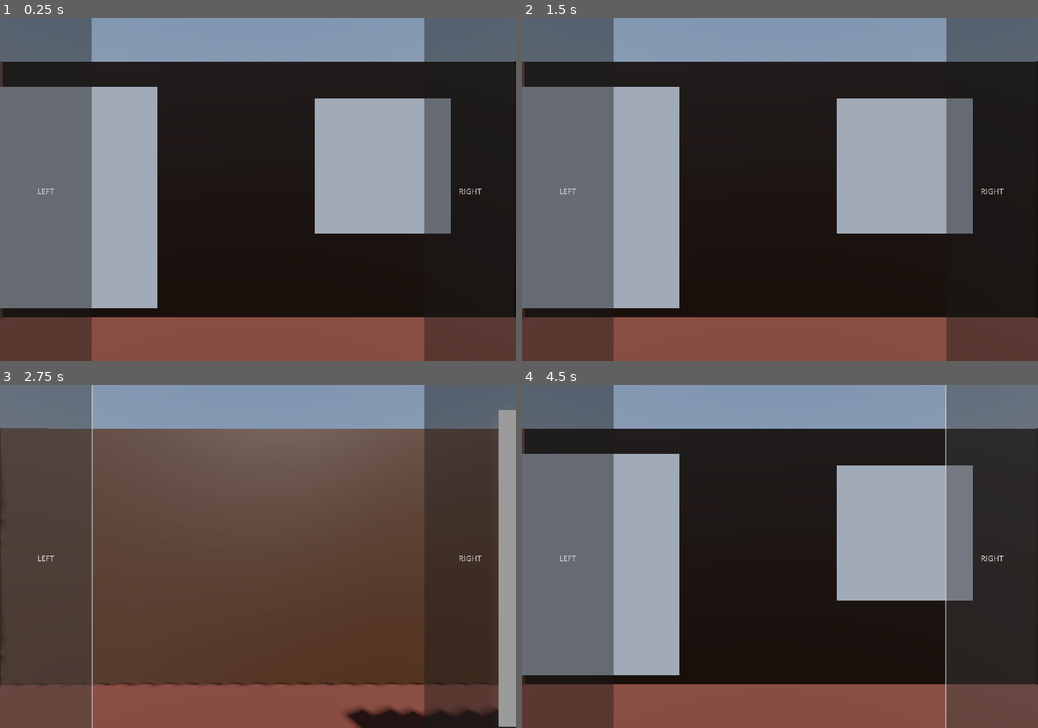
Above: before the commit, frames 1-4 (two rows, left to right).
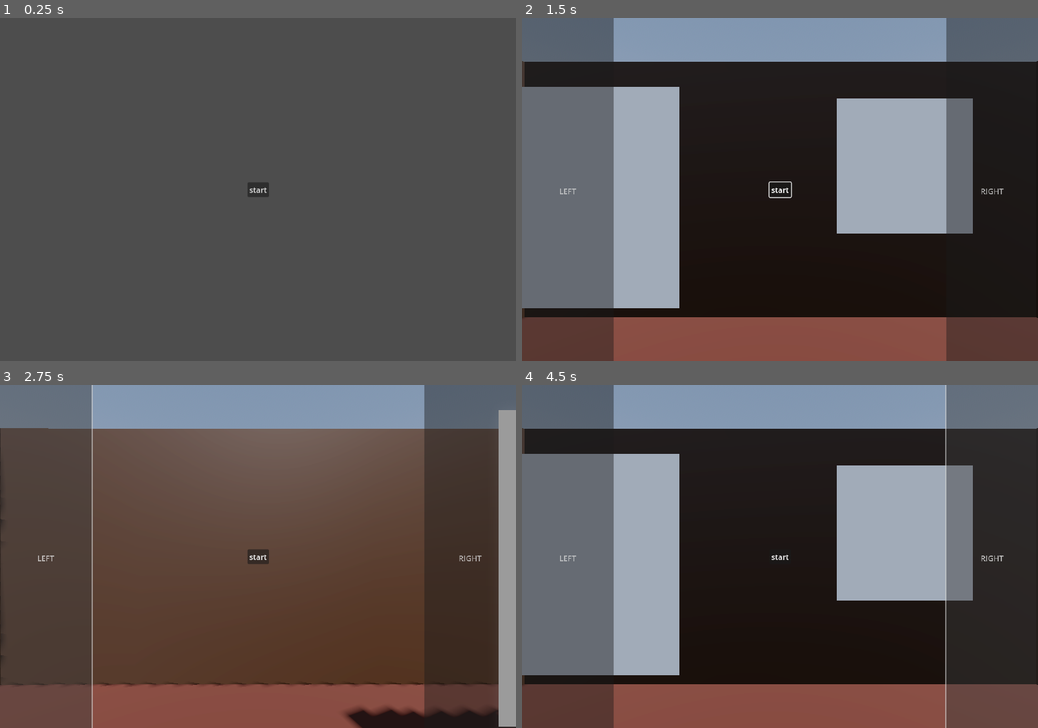
Above: after the commit, the same moments.

Repository: One1-One1/gmtk2025
Game: Godot game, scene res://scenes/main.tscn
The game is run twice, just before and just after one commit, with the same random seed, the same clock (stepped at 60 frames per second) and the same inputs. Before the commit the project starts from res://scenes/rooms/room0.tscn.
Inputs (mouse positions are in pixels of both pictures, inside the frame that each line leads up to):
- Up to frame 1 (0.25 s): no input
- Up to frame 2 (1.5 s): click (780, 189) at 0.5 s, where only the run after the commit has a clickable "start"; click (780, 189) at 1.25 s, where only the run after the commit has a clickable "start"
- Up to frame 3 (2.75 s): click "LEFT" at 2 s
- Up to frame 4 (4.5 s): click "RIGHT" at 2.75 s; click "LEFT" at 3.5 s; click "RIGHT" at 4.25 s

The runs differ from the first frame. In frame 1, 100% of the frame differs, in the area x 0-100%, y 0-100%; in frame 2, less than 0.1%; in frame 3, 0.2%; in frame 4, less than 0.1%.

Commit message:
SCENE MANAGER
YEAAAAAAAAAAAAAA

Diff:
--- a/project.godot
+++ b/project.godot
@@ -11,7 +11,7 @@
 [application]
 
 config/name="New Game Project"
-run/main_scene="uid://bfidsn1dcifae"
+run/main_scene="uid://c83tyfj5suuup"
 config/features=PackedStringArray("4.4", "Forward Plus")
 config/icon="res://icon.svg"
 
--- a/scenes/main.tscn
+++ b/scenes/main.tscn
@@ -12,3 +12,20 @@
 script = ExtResource("1_o5qli")
 
 [node name="main3d" type="Node3D" parent="."]
+
+[node name="start" type="Button" parent="."]
+layout_mode = 1
+anchors_preset = 8
+anchor_left = 0.5
+anchor_top = 0.5
+anchor_right = 0.5
+anchor_bottom = 0.5
+offset_left = -4.0
+offset_top = -4.0
+offset_right = 4.0
+offset_bottom = 4.0
+grow_horizontal = 2
+grow_vertical = 2
+text = "start"
+
+[connection signal="pressed" from="start" to="." method="_on_start_pressed"]
--- a/scripts/mainScene.gd
+++ b/scripts/mainScene.gd
@@ -2,6 +2,7 @@
 
 @onready var main3D:Node3D = $main3d
 var roomMain:Node3D
+var roomNum:String = "0"
 
 func unloadLevel():
 	if(is_instance_valid(roomMain)):
@@ -13,5 +14,8 @@
 	var roomPath := "res://scenes/rooms/%s.tscn" % roomName
 	var roomResource  := load(roomPath)
 	if (roomResource):
-		roomMain = roomResource.instance()
+		roomMain = roomResource.instantiate()
 		main3D.add_child(roomMain)
+
+func _on_start_pressed():
+	loadLevel("room%s" % roomNum)
